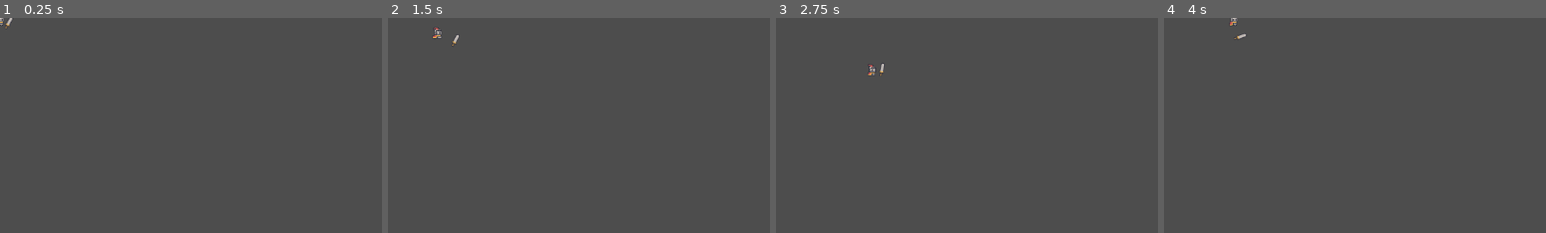
Above: before the commit, frames 1-4 (left to right).
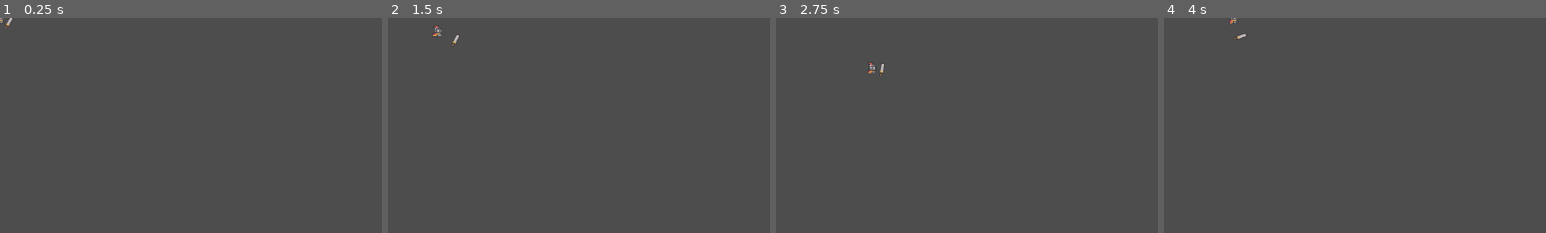
Above: after the commit, the same moments.

Repository: Shadowyish/fantasytss
Game: Godot game, scene res://Assets/Prefabs/Warrior.tscn
Two runs of this game, one before a commit and one after it. Both use one fixed random seed, a clock stepped at 60 frames per second and the inputs below. This scene is started directly instead of the project's main scene.
Inputs (mouse positions are % of the whole screen's width and height, from its top left):
- Up to frame 1 (0.25 s): no input
- Up to frame 2 (1.5 s): tap Enter at 0.5 s; move the mouse to (72, 45) at 0.52 s; hold D (right) 0.53-1.28 s; click (72, 45) at 0.6 s; tap Space at 1.25 s; move the mouse to (30, 55) at 1.27 s; hold S (down) from 1.28 s (still down); click (30, 55) at 1.35 s
- Up to frame 3 (2.75 s): tap Enter at 2 s; move the mouse to (60, 28) at 2.02 s; release S (down) at 2.03 s; hold D (right) from 2.03 s (still down); click (60, 28) at 2.1 s
- Up to frame 4 (4 s): tap Space at 2.75 s; move the mouse to (45, 70) at 2.77 s; release D (right) at 2.78 s; hold W (up) 2.78-3.53 s; click (45, 70) at 2.85 s; move the mouse to (80, 65) at 3.52 s; hold A (left) from 3.53 s (still down); click (80, 65) at 3.6 s
The pictures show only the part of the screen within x 0-50%, y 0-50%; the shares and areas given below are measured in that part.

The runs differ from the first frame. In frame 1, less than 0.1% of the frame differs, in the area x 0-1%, y 0-4%; in frame 2, less than 0.1%, in the area x 11-14%, y 3-10%; in frame 3, less than 0.1%; in frame 4, less than 0.1%.

Commit message:
Sword now evenly rotates around body

Diff:
--- a/tss_godot/Assets/Prefabs/Warrior.tscn
+++ b/tss_godot/Assets/Prefabs/Warrior.tscn
@@ -339,11 +339,12 @@
 cur_weapon = NodePath("Sword")
 
 [node name="CollisionShape2D" type="CollisionShape2D" parent="CharacterBody2D" groups=["Player"]]
-position = Vector2(0.5, 3)
+position = Vector2(0.5, 0)
 shape = SubResource("CircleShape2D_ydc17")
 one_way_collision_margin = 0.0
 
 [node name="Animator" type="AnimatedSprite2D" parent="CharacterBody2D" groups=["Player"]]
+position = Vector2(0, -3)
 sprite_frames = SubResource("SpriteFrames_d22wd")
 animation = &"death_left"
 autoplay = "idle_right"
